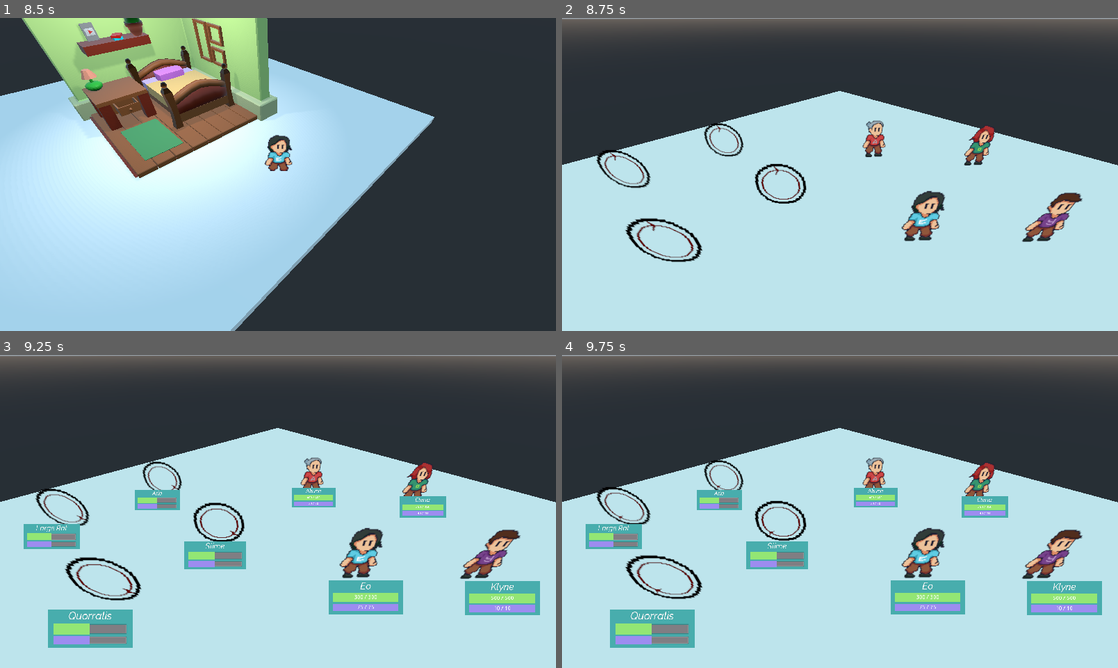
Above: before the commit, frames 1-4 (two rows, left to right).
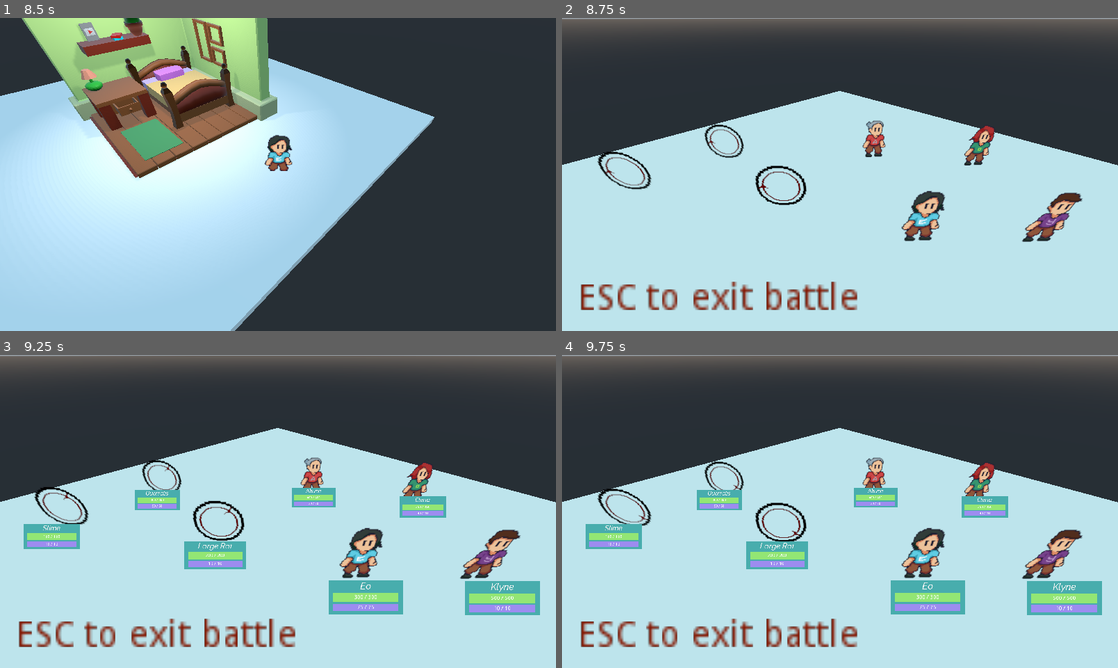
Above: after the commit, the same moments.

Repository: avsecam/aob
Game: Godot game, scene res://Scenes/Main.tscn
Same seed, same stepped clock (60 frames per second), same inputs: the game is played once before the commit and once after it.
Inputs:
- Up to frame 1 (8.5 s): tap Enter (ui_accept) at 0.5, 0.77, 1.52, 3.02, 3.77, 4.52, 5, 6.02, 6.77, 7.52 s; hold Right (ui_right) 0.53-1.28 s; hold Shift (sprint) 0.53-1.28 s; hold Down (ui_down) 1.28-2.03 s; tap Shift (sprint) every 1.5 s from 1.35 to 7.35 s; hold Right (ui_right) 2.03-2.78 s; hold Shift (sprint) 2.03-2.78 s; hold Up (ui_up) 2.78-3.53 s; hold Shift (sprint) 3.53-4.28 s; hold Left (ui_left) 3.53-5.03 s; hold Down (ui_down) 5.03-5.78 s; hold Shift (sprint) 5.03-5.78 s; hold Right (ui_right) 5.78-6.53 s; hold Up (ui_up) 6.53-7.28 s; hold Shift (sprint) 6.53-7.28 s; hold Right (ui_right) 7.28-8.03 s; hold Down (ui_down) from 8.03 s (still down); hold Shift (sprint) from 8.03 s (still down)
- Up to frame 2 (8.75 s): keep holding Down (ui_down); keep holding Shift (sprint)
- Up to frame 3 (9.25 s): release Down (ui_down) at 8.78 s; release Shift (sprint) at 8.78 s; hold Left (ui_left) from 8.78 s (still down); tap Shift (sprint) at 8.85 s; tap Enter (ui_accept) at 9.02 s
- Up to frame 4 (9.75 s): release Left (ui_left) at 9.53 s; hold Up (ui_up) from 9.53 s (still down); hold Shift (sprint) from 9.53 s (still down)

Frame 1 is identical in both runs. In frame 2, 3.6% of the frame differs, in the area x 3-54%, y 33-94%; in frame 3, 5.6%; in frame 4, 5.6%.

Commit message:
Add sample enemy stats resources

Diff:
--- a/Scenes/AutoLoad/EncounterHandler.gd
+++ b/Scenes/AutoLoad/EncounterHandler.gd
@@ -12,7 +12,11 @@
 const MAX_STEPS_TIL_ENCOUNTER: int = 100
 
 # sample array of heroes and enemies
-var enemies: Array = ["Slime", "Large Rat", "Aria", "Quorralis"]
+var enemies: Array = [
+	"res://Scenes/Character/Enemy/Large Rat.tres",
+	"res://Scenes/Character/Enemy/Slime.tres",
+	"res://Scenes/Character/Enemy/Quorralis.tres"
+]
 
 
 func _ready():
--- a/Scenes/Battle/Battle.gd
+++ b/Scenes/Battle/Battle.gd
@@ -14,6 +14,7 @@
 	var combatCharacter: Spatial
 	var heroes: Array = PlayerData.activeHeroes
 	var enemies: Array = EncounterHandler.enemies
+	var newEnemy: CharacterStats
 	var i: int = 0
 	while i < heroes.size():
 		combatCharacter = load("res://Scenes/Character/CombatCharacter.tscn").instance()
@@ -25,7 +26,9 @@
 	i = 0
 	while i < enemies.size():
 		combatCharacter = load("res://Scenes/Character/CombatCharacter.tscn").instance()
-		combatCharacter.characterInfo = enemies[i]
+		newEnemy = load(enemies[i])
+		newEnemy.ready()
+		combatCharacter.characterInfo = newEnemy
 		enemyPositions[i].add_child(combatCharacter)
 		i += 1
 
--- a/Scenes/Battle/Battle.tscn
+++ b/Scenes/Battle/Battle.tscn
@@ -61,3 +61,15 @@
 
 [node name="Camera" type="Camera" parent="."]
 transform = Transform( 0.707107, -0.40558, 0.579228, 0, 0.819152, 0.573577, -0.707107, -0.40558, 0.579228, 16.59, 17, 16.48 )
+
+[node name="TipExit" type="Label" parent="."]
+modulate = Color( 0.517647, 0.0862745, 0, 1 )
+margin_left = 38.1407
+margin_top = 606.013
+margin_right = 146.141
+margin_bottom = 620.013
+rect_scale = Vector2( 6, 6 )
+text = "ESC to exit battle"
+__meta__ = {
+"_edit_use_anchors_": false
+}
--- a/Scenes/Character/CombatCharacter.gd
+++ b/Scenes/Character/CombatCharacter.gd
@@ -7,21 +7,23 @@
 onready var resourceBar: ProgressBar = combatInfo.get_node("Resource")
 
 var character: Spatial # Hero or Enemy node
-var characterInfo
+var characterInfo: CharacterStats
 var isHero: bool = false
 
 
 func _ready():
+	# set the combat info
+	characterName.text = characterInfo.characterName
+	healthBar.max_value = characterInfo.maxHealth
+	healthBar.value = characterInfo.currentHealth
+	healthBar.get_node("Label").text = "%d / %d" % [characterInfo.currentHealth, characterInfo.maxHealth]
+	resourceBar.max_value = characterInfo.maxResource
+	resourceBar.value = characterInfo.currentResource
+	resourceBar.get_node("Label").text = "%d / %d" % [characterInfo.currentResource, characterInfo.maxResource]
+
+	# set the character scene to be shown
 	if isHero:
-		characterName.text = characterInfo.characterName
-		healthBar.max_value = characterInfo.maxHealth
-		healthBar.value = characterInfo.currentHealth
-		healthBar.get_node("Label").text = "%d / %d" % [characterInfo.currentHealth, characterInfo.maxHealth]
-		resourceBar.max_value = characterInfo.maxResource
-		resourceBar.value = characterInfo.currentResource
-		resourceBar.get_node("Label").text = "%d / %d" % [characterInfo.currentResource, characterInfo.maxResource]
 		add_child(load("%s%s.tscn" % [GameData.heroFolderPath, characterInfo.characterName]).instance())
 	else:
-		characterName.text = characterInfo
-		add_child(load(GameData.enemyScenePath).instance())
+		add_child(load(GameData.enemyScenePath).instance()) # make this dynamic when enemy tscn's are added
 	character = get_child(1)
--- a/Scenes/Character/Enemy/Enemy.tscn
+++ b/Scenes/Character/Enemy/Enemy.tscn
@@ -26,4 +26,5 @@
 modulate = Color( 1, 0, 0, 1 )
 billboard = 2
 frames = SubResource( 1 )
+frame = 6
 playing = true
--- /dev/null
+++ b/Scenes/Character/Enemy/Large Rat.tres
@@ -0,0 +1,18 @@
+[gd_resource type="Resource" load_steps=2 format=2]
+
+[ext_resource path="res://Scenes/Character/CharacterStats.gd" type="Script" id=1]
+
+[resource]
+script = ExtResource( 1 )
+characterName = "Large Rat"
+level = 1
+maxHealth = 200
+maxResource = 10
+attackPhys = 20
+attackElem = 5
+defensePhys = 15
+defenseElem = 15
+resilience = 10
+speed = 30
+critMultiplier = 1.2
+critChance = 0.5
--- /dev/null
+++ b/Scenes/Character/Enemy/Quorralis.tres
@@ -0,0 +1,18 @@
+[gd_resource type="Resource" load_steps=2 format=2]
+
+[ext_resource path="res://Scenes/Character/CharacterStats.gd" type="Script" id=1]
+
+[resource]
+script = ExtResource( 1 )
+characterName = "Quorralis"
+level = 1
+maxHealth = 300
+maxResource = 50
+attackPhys = 20
+attackElem = 35
+defensePhys = 20
+defenseElem = 35
+resilience = 15
+speed = 35
+critMultiplier = 1.6
+critChance = 0.2
--- /dev/null
+++ b/Scenes/Character/Enemy/Slime.tres
@@ -0,0 +1,18 @@
+[gd_resource type="Resource" load_steps=2 format=2]
+
+[ext_resource path="res://Scenes/Character/CharacterStats.gd" type="Script" id=1]
+
+[resource]
+script = ExtResource( 1 )
+characterName = "Slime"
+level = 1
+maxHealth = 150
+maxResource = 10
+attackPhys = 10
+attackElem = 10
+defensePhys = 10
+defenseElem = 10
+resilience = 5
+speed = 20
+critMultiplier = 1.2
+critChance = 0.2
